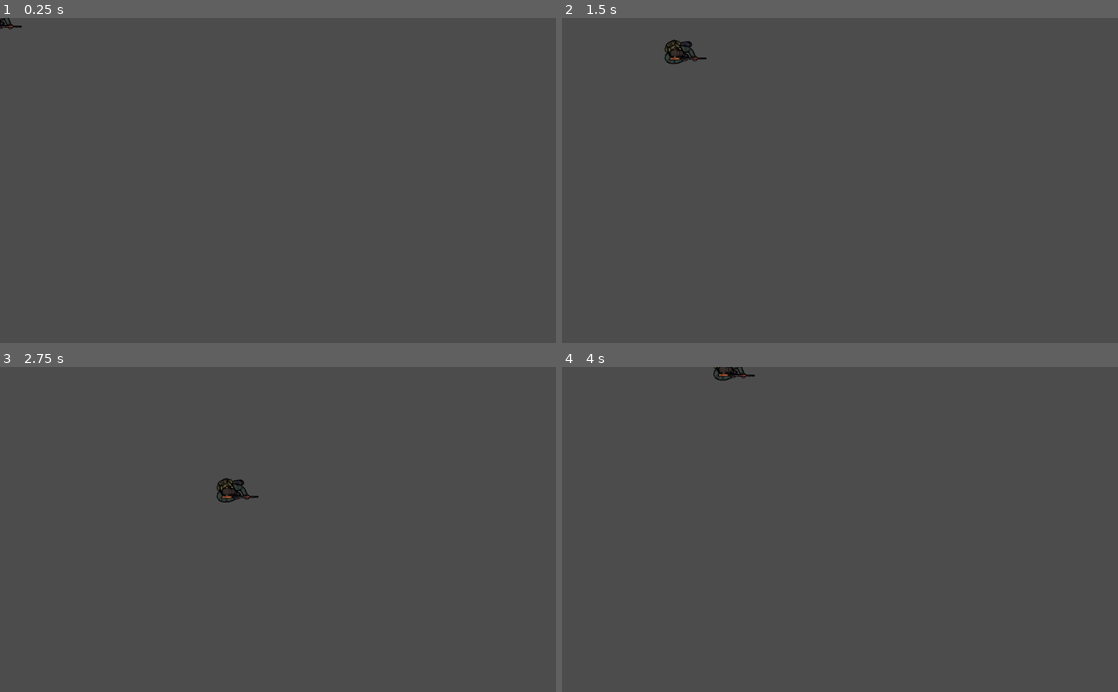
Above: before the commit, frames 1-4 (two rows, left to right).
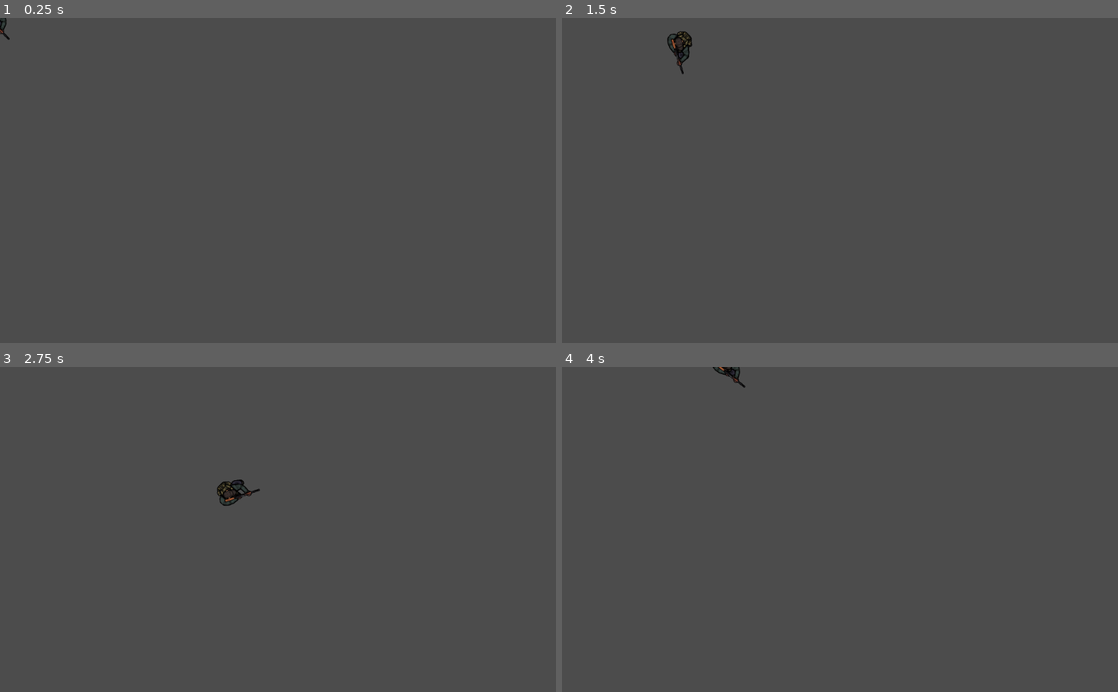
Above: after the commit, the same moments.

Repository: emilnymann/Zombies
Game: Godot game, scene res://scenes/DevWorld.tscn
The game is run twice, just before and just after one commit, with the same random seed, the same clock (stepped at 60 frames per second) and the same inputs.
Inputs (mouse positions are in pixels of both pictures, inside the frame that each line leads up to):
- Up to frame 1 (0.25 s): no input
- Up to frame 2 (1.5 s): move the mouse to (962, 164) at 0.52 s; hold D (move_right) 0.53-1.28 s; move the mouse to (728, 196) at 1.27 s; hold S (move_down) from 1.28 s (still down)
- Up to frame 3 (2.75 s): move the mouse to (333, 458) at 2.02 s; release S (move_down) at 2.03 s; hold D (move_right) from 2.03 s (still down)
- Up to frame 4 (4 s): move the mouse to (812, 594) at 2.77 s; release D (move_right) at 2.78 s; hold W (move_up) 2.78-3.53 s; move the mouse to (1006, 578) at 3.52 s; hold A (move_left) from 3.53 s (still down)

The runs differ from the first frame. In frame 1, less than 0.1% of the frame differs, in the area x 0-4%, y 0-7%; in frame 2, 0.4%, in the area x 18-26%, y 4-18%; in frame 3, 0.2%; in frame 4, 0.2%.

Commit message:
Added basic mouse look to Player script
Rotate only the Body sprite

Diff:
--- a/scripts/actors/Player.gd
+++ b/scripts/actors/Player.gd
@@ -26,3 +26,7 @@
 		move_vec.x += 1
 	move_vec = move_vec.normalized()
 	move_and_collide(move_vec * MOVE_SPEED * delta)
+
+	# mouse look, rotate only the Body sprite
+	var look_vec = get_global_mouse_position() - global_position
+	get_child(1).global_rotation = atan2(look_vec.y, look_vec.x)
